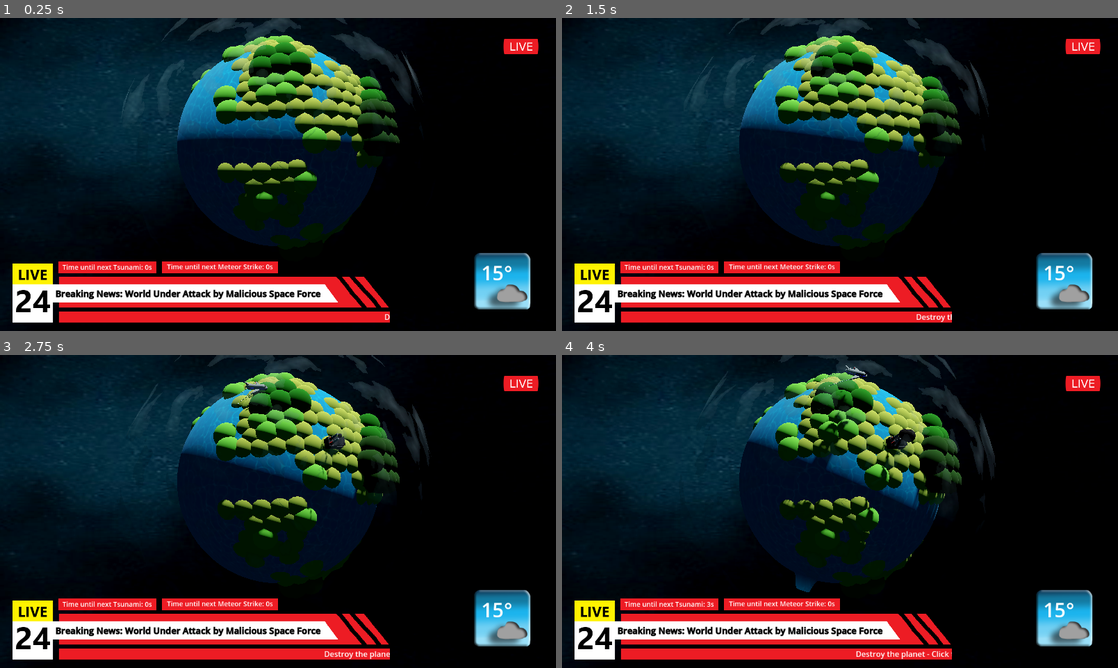
Above: before the commit, frames 1-4 (two rows, left to right).
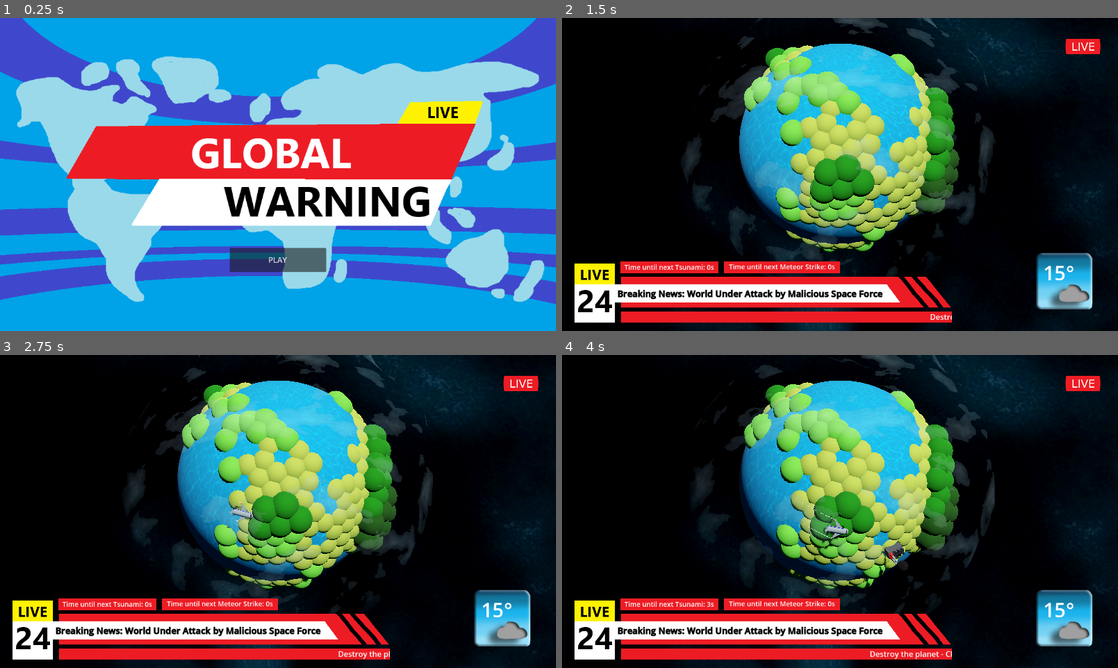
Above: after the commit, the same moments.

Repository: martinbriands/SummerGameJam-25
Game: Godot game, scene res://scenes/main_menu.tscn
Two runs of this game, one before a commit and one after it. Both use one fixed random seed, a clock stepped at 60 frames per second and the inputs below. Before the commit the project starts from res://scenes/main.tscn.
Inputs (mouse positions are in pixels of both pictures, inside the frame that each line leads up to):
- Up to frame 1 (0.25 s): no input
- Up to frame 2 (1.5 s): click (840, 259) at 0.5 s, where only the run after the commit has a clickable "PLAY"; tap A at 1.25 s; move the mouse to (962, 158) at 1.27 s; click (962, 158) at 1.42 s
- Up to frame 3 (2.75 s): tap A at 2 s; move the mouse to (166, 527) at 2.02 s; click (166, 527) at 2.17 s
- Up to frame 4 (4 s): tap A at 2.75, 3.5 s; move the mouse to (895, 442) at 2.77 s; click (895, 442) at 2.92 s; move the mouse to (812, 574) at 3.52 s; click (812, 574) at 3.67 s

The runs differ from the first frame. In frame 1, 99% of the frame differs, in the area x 0-100%, y 0-100%; in frame 2, 48%; in frame 3, 48%; in frame 4, 48%.

Commit message:
mega last minute push

Diff:
--- a/project.godot
+++ b/project.godot
@@ -11,7 +11,7 @@
 [application]
 
 config/name="SummerGameJam25"
-run/main_scene="uid://citckpmilhuf8"
+run/main_scene="uid://dgi2y0kwb87me"
 config/features=PackedStringArray("4.4", "Forward Plus")
 config/icon="res://icon.svg"
 
--- a/scenes/main.tscn
+++ b/scenes/main.tscn
@@ -170,6 +170,7 @@
 mesh = SubResource("SphereMesh_78tbb")
 
 [node name="CameraArm" type="Node3D" parent="."]
+transform = Transform3D(1, 0, 0, 0, 0.5, 0.866025, 0, -0.866025, 0.5, 0, 0, 0)
 script = ExtResource("2_kmb1v")
 rotationSpeed = 600.0
 
